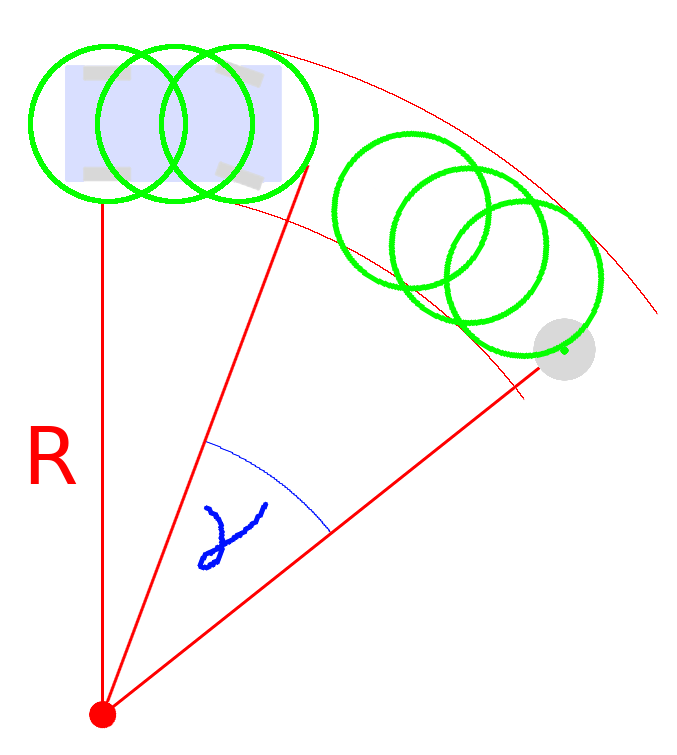
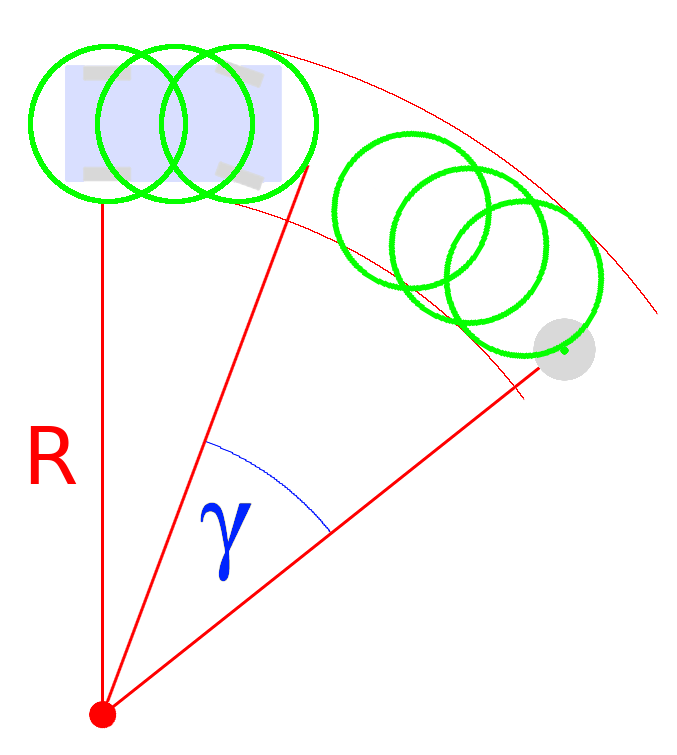
The second 677 × 755 image is a revision of the first. Changes to its layers:
painted on "Angles" over (x1=197, y1=501, x2=269, y2=582)
